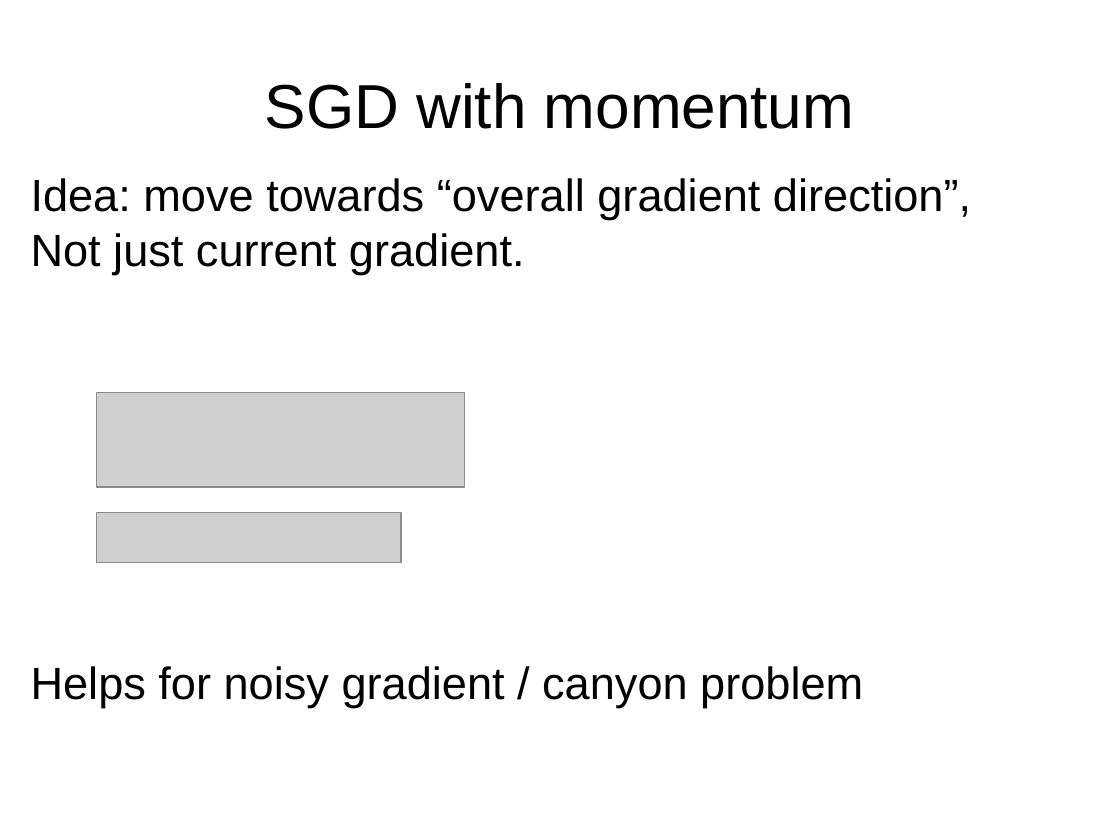
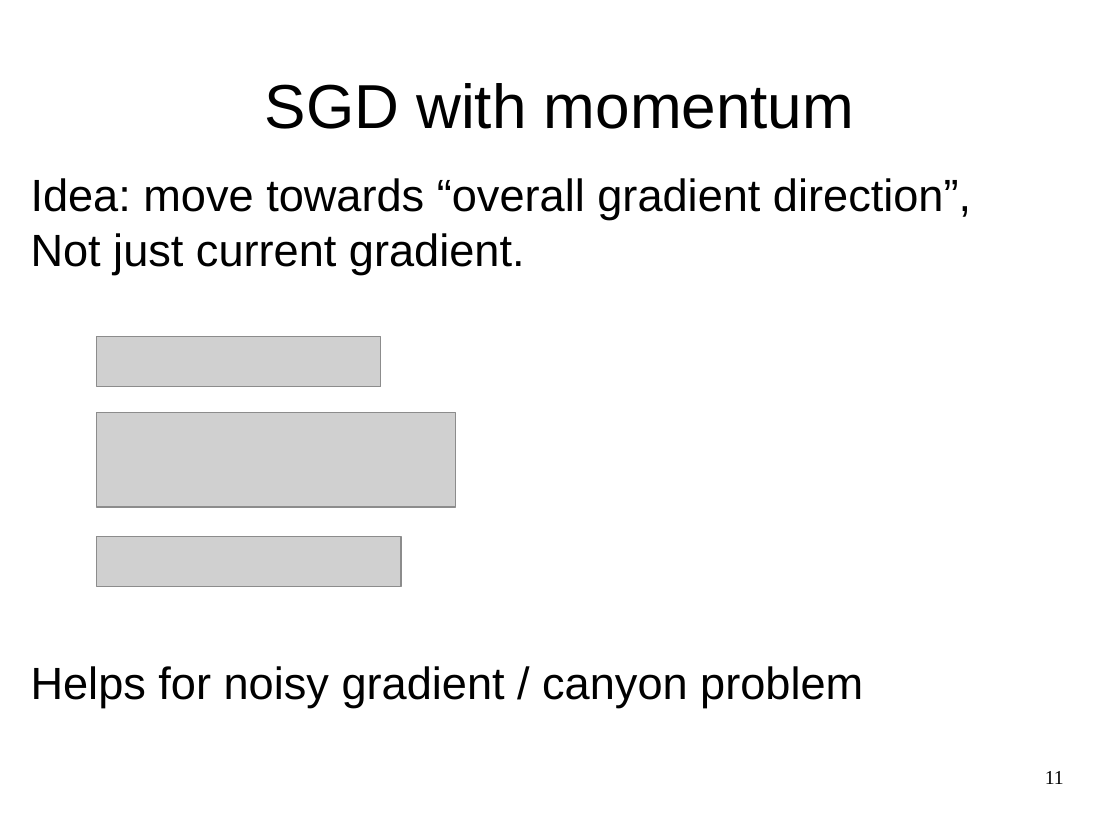
Before and after one commit to yandexdataschool/Practical_DL, a slide deck: slide 11 of week0/lecture0.odp (slide 10 before the commit). Drawn at 1120x840 pixels with LibreOffice and Linux fonts; fonts in the diff are those of the drawing; grey boxes stand for pictures. Boxes give left, top, right and bottom in pixels: in the first picture for what was removed or moved away, otherwise in the second. Text is boxed around its words. In the diff, an @@ line names an element or a change of style, - is before the commit and + after.

```diff
--- a/week0/lecture0.odp
+++ b/week0/lecture0.odp
@@ picture added at (97,336,381,387) @@
@@ picture: place and size @@
-picture at (97,392,464,487)
+picture at (97,413,455,507)
@@ picture: place and size @@
-picture at (97,512,400,563)
+picture at (97,537,400,587)
@@ page number added at (1045,771,1064,784), 14 pt, text #000000 @@
+11
```
Also in this commit, not shown: 19 other slides changed, 1 slide added, 8 other files.
